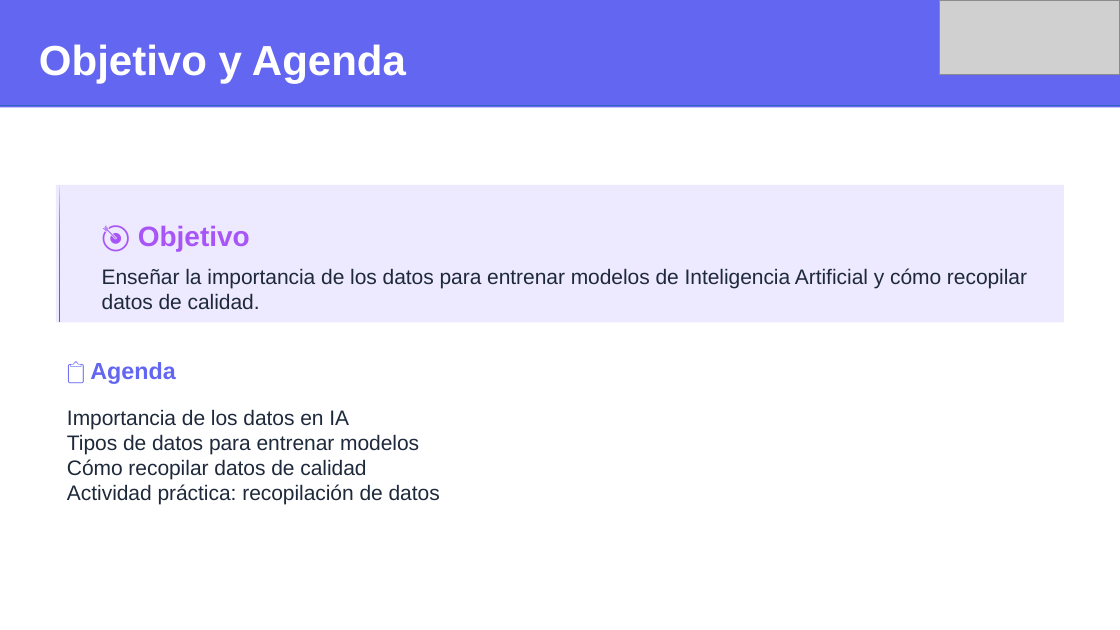
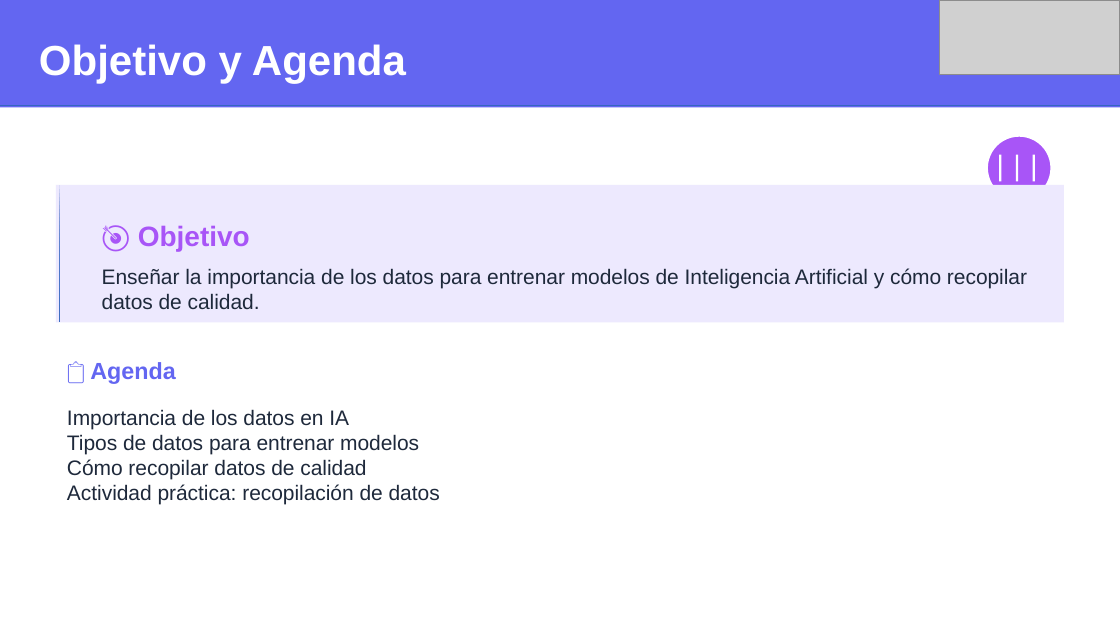
Before and after one commit to wallparianalytics/MentesDigitales, a slide deck: slide 2 of Sesión 6.pptx. Drawn at 1120x630 pixels with LibreOffice and Linux fonts; fonts in the diff are those of the drawing; grey boxes stand for pictures. Boxes give left, top, right and bottom in pixels: in the first picture for what was removed or moved away, otherwise in the second. Text is boxed around its words. In the diff, an @@ line names an element or a change of style, - is before the commit and + after.

```diff
--- a/Sesión 6.pptx
+++ b/Sesión 6.pptx
@@ ellipse added at box(986, 134, 1053, 202), fill #A855F7, outline #FFFFFF 3 pt @@
@@ rectangle added at box(999, 155, 1001, 181), fill #FFFFFF @@
@@ rectangle added at box(1016, 155, 1018, 181), fill #FFFFFF @@
@@ rectangle added at box(1033, 155, 1035, 181), fill #FFFFFF @@
```
Also in this commit, not shown: 5 other slides changed, 1 slide added, 1 other file.
